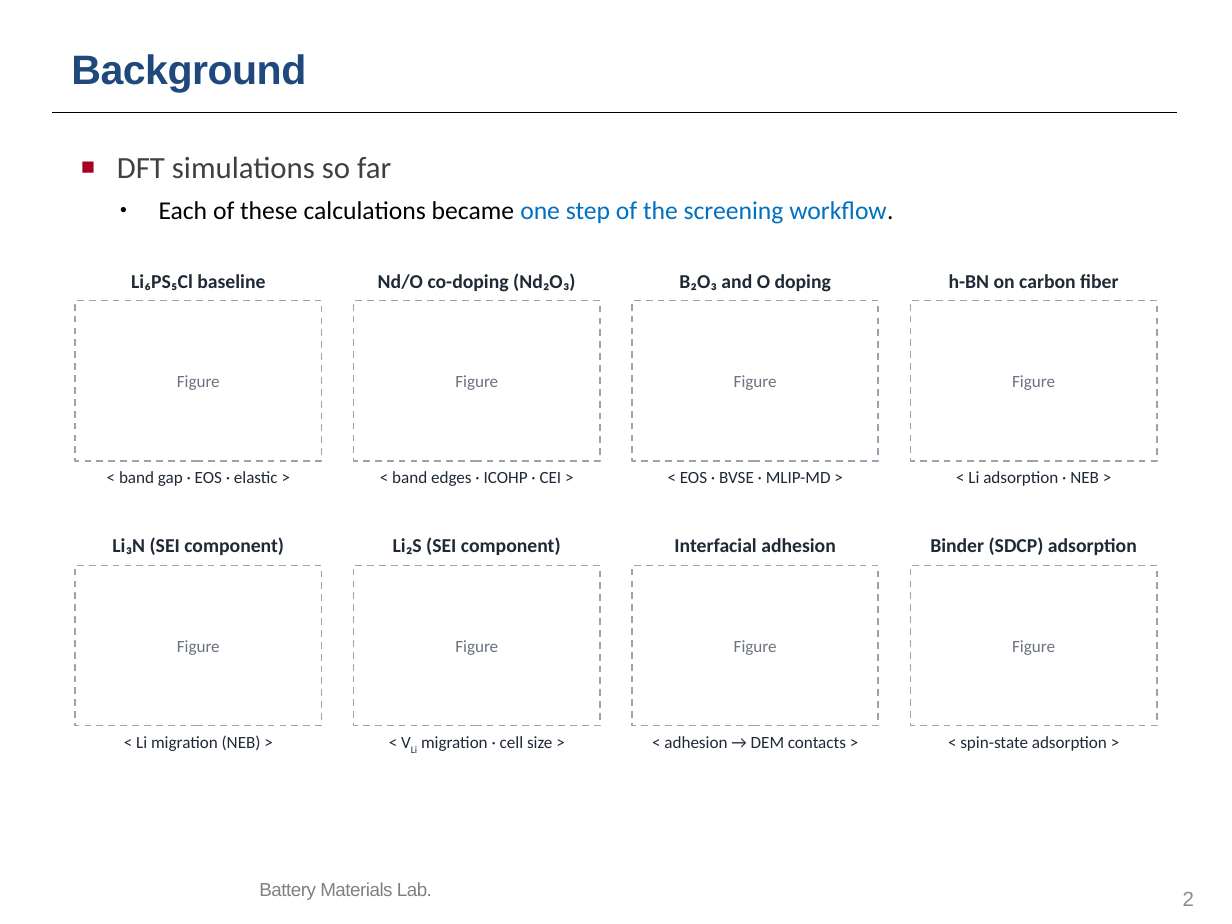
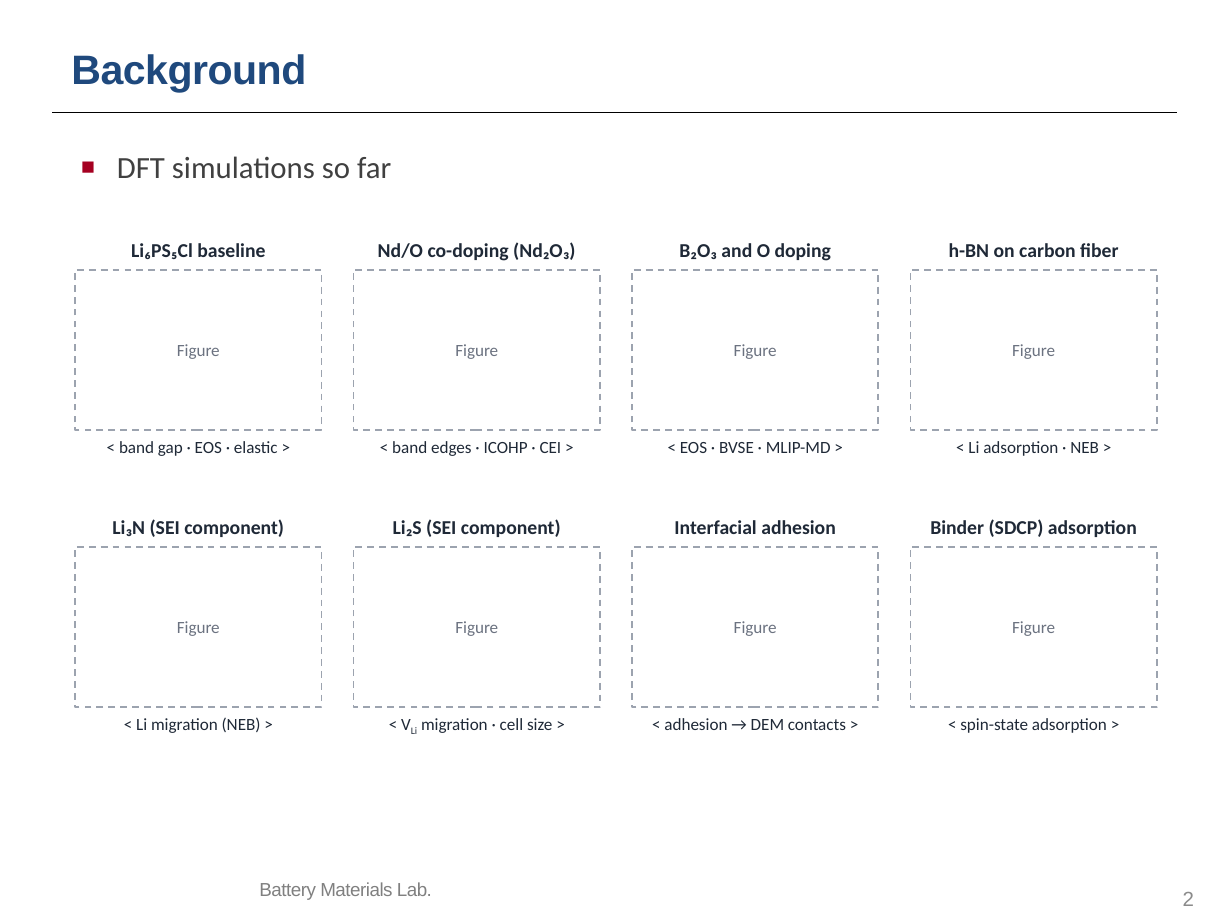
Before and after one commit to yonghoon7153-source/Yonghoon-DEM-DFT, a slide deck: slide 2 of kb/seminars/Research_Seminar_2026_10_13_cascade_progress_lean.pptx. Drawn at 1232x924 pixels with LibreOffice and Linux fonts; fonts in the diff are those of the drawing; background and template pictures are left out. Boxes give left, top, right and bottom in pixels: in the first picture for what was removed or moved away, otherwise in the second. Text is boxed around its words. In the diff, an @@ line names an element or a change of style, - is before the commit and + after.

```diff
--- a/kb/seminars/Research_Seminar_2026_10_13_cascade_progress_lean.pptx
+++ b/kb/seminars/Research_Seminar_2026_10_13_cascade_progress_lean.pptx
@@ text at [159,201,893,224]: paragraph removed @@
-• Each of these calculations became one step of the screening workflow.
@@ 8 texts, 4 rectangles: place and size @@
-8 texts, 4 rectangles at [75,273,1157,486]
+8 texts, 4 rectangles at [75,242,1157,456]
@@ 8 texts, 4 rectangles: place and size @@
-8 texts, 4 rectangles at [75,537,1157,751]
+8 texts, 4 rectangles at [75,519,1157,733]
```
Also in this commit, not shown: 8 other slides changed, 22 other files.
